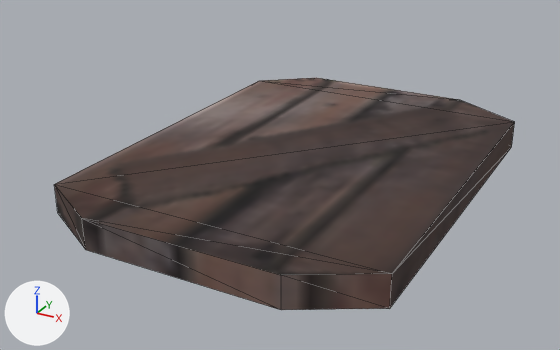
Renders of the glTF model one/assets/3D/props/planks.glb from each side of a commit.
Both versions are drawn from a camera (50 mm lens) standing at (1.72, -3.4, 1.6) and looking at (-0.09, -0.09, -0.05). Lighting does not change. The marker at lower left points along +X, +Y and +Z. The older version comes first. Mesh edges are drawn as thin lines. Vertices at exactly the same position are counted once.

Names of what the first picture shows: 'Planks'.
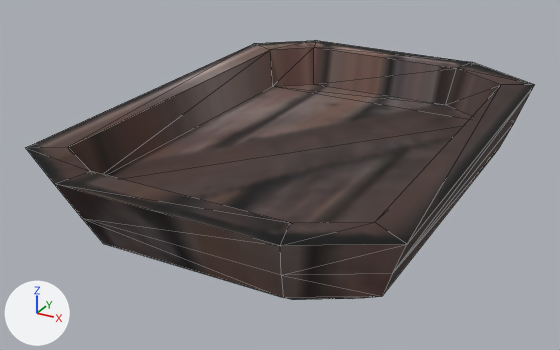
What the commit changed:
me_planks is used by ob_planks; location (0.0, 0.0, 0.0).
me_planks had 16 vertices, 28 faces and spanned x -0.84..0.87, y -1.18..1.22, z -0.08..0.08.
me_planks now has 48 vertices, 92 faces and spans x -0.91..0.95, y -1.28..1.32, z -0.19..0.31.
Part 1, on me_planks:
8 vertices are removed from x -0.84..0.87, y -1.18..1.22, z -0.08.
28 faces are deleted.
40 vertices are added at x -0.91..0.95, y -1.28..1.32, z -0.19..0.31.
92 new faces join them.

Boxes (x1, y1, x2, y2) around the edits, measured in the pictures (560 x 350 px):
'Planks', reshaped (10% wider, 12% taller): before (54, 78, 515, 310); after (26, 40, 534, 300)
